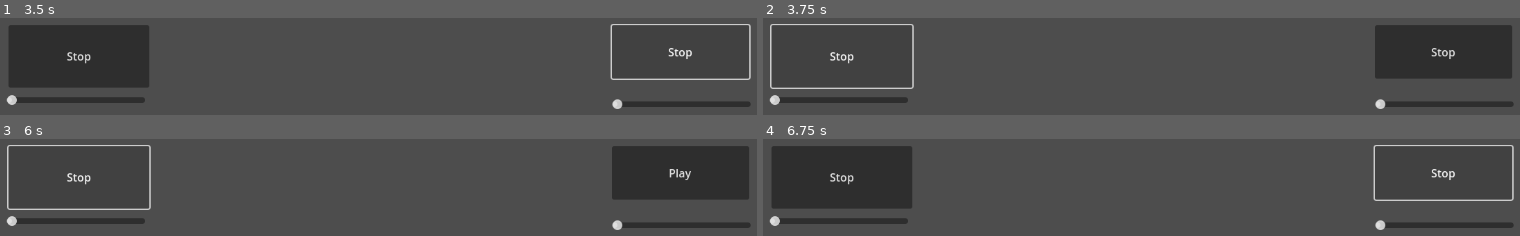
Above: before the commit, frames 1-4 (two rows, left to right).
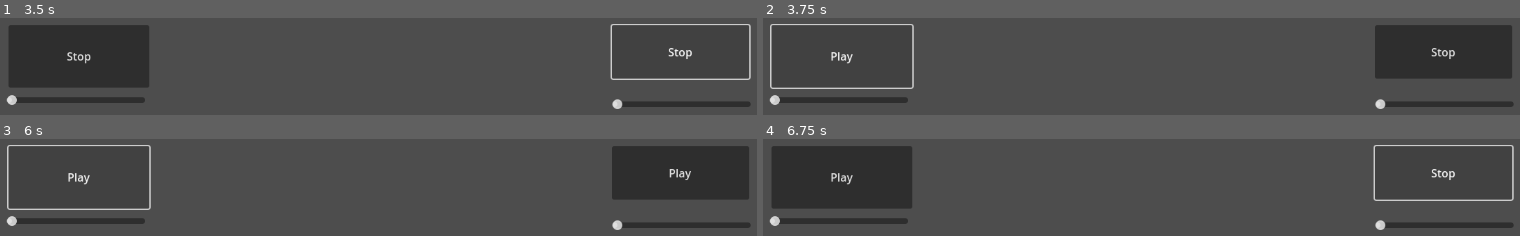
Above: after the commit, the same moments.

Repository: DylanFrenzy/Music-Assignment
Game: Godot game, scene res://audio_demo.tscn
Same seed, same stepped clock (60 frames per second), same inputs: the game is played once before the commit and once after it.
Inputs:
- Up to frame 1 (3.5 s): click "Play" at 0.5 s; click "Play" at 1.25 s; click "Stop" at 2 s; click "Play" at 2.75 s
- Up to frame 2 (3.75 s): click "Stop" at 3.5 s
- Up to frame 3 (6 s): click "Stop" (after the commit: "Play") at 4.25 s; click "Stop" at 5 s; click "Stop" at 5.75 s
- Up to frame 4 (6.75 s): click "Play" at 6.5 s

Frame 1 is identical in both runs. In frame 2, 0.2% of the frame differs, in the area x 8-13%, y 35-48%; in frame 3, 0.2%; in frame 4, 0.2%.

Commit message:
more work

Diff:
--- a/music-assignment/audio_demo.gd
+++ b/music-assignment/audio_demo.gd
@@ -25,12 +25,6 @@
 		$AudioStreamPlayer2D2.play()
 		pass # Replace with function body.
 
-func _on_h_slider2_value_changed(value: float) -> void:
-	$AudioStreamPlayer2D.pitch_scale = value
+func _on_h_slider_2_value_changed(value: float) -> void:
+	$AudioStreamPlayer2D2.pitch_scale = value
 	pass
-
-
-
-
-func _on_h_slider_2_value_changed(value: float) -> void:
-	pass # Replace with function body.
--- a/music-assignment/audio_demo.tscn
+++ b/music-assignment/audio_demo.tscn
@@ -9,7 +9,7 @@
 
 [node name="AudioStreamPlayer2D" type="AudioStreamPlayer2D" parent="."]
 stream = ExtResource("2_mi5nh")
-pitch_scale = 0.01
+pitch_scale = 0.05
 
 [node name="Button" type="Button" parent="."]
 offset_left = 914.0
@@ -28,6 +28,9 @@
 metadata/_edit_use_anchors_ = true
 
 [node name="AudioStreamPlayer2D2" type="AudioStreamPlayer2D" parent="."]
+stream = ExtResource("2_mi5nh")
+pitch_scale = 0.05
+bus = &"Second Song"
 
 [node name="Button2" type="Button" parent="."]
 offset_left = 44.0
@@ -42,6 +45,8 @@
 offset_top = 232.0
 offset_right = 241.0
 offset_bottom = 256.0
+max_value = 1.0
+step = 0.05
 
 [connection signal="button_down" from="Button" to="." method="_on_button_button_down"]
 [connection signal="changed" from="HSlider" to="." method="_on_h_slider_changed"]
Not shown, added: music-assignment/There_Will_Never_Be_Another_You_[_YouConvert.net_].mp3.import
Not shown, added: music-assignment/There_Will_Never_Be_Another_You_[_YouConvert.net_].mp3
